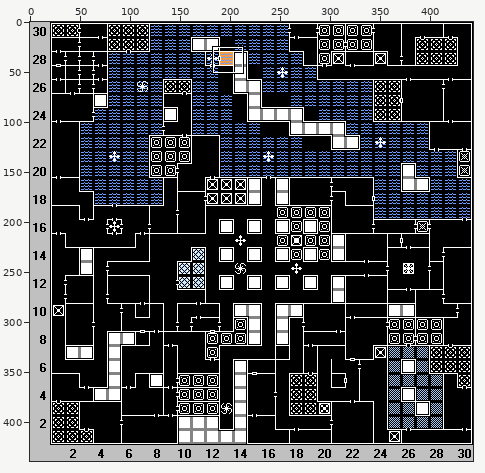
Sprite sheet -- SuperSeer/Level_15.png. Above, an overview of the earlier version with the close-up marked.
Close-up. The starting point:
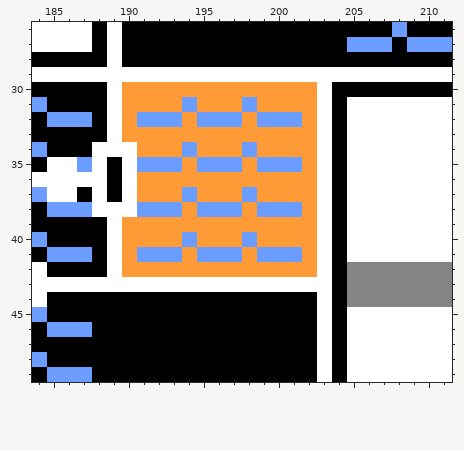
The file is 443x439 pixels. Shown: x 184..211, y 26..49.
Now the later version:
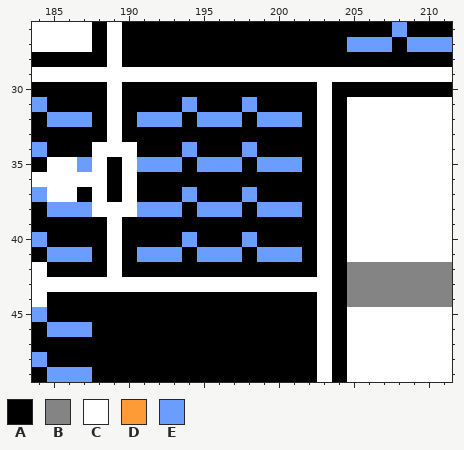
Palette (. is transparent): A #000000  B #848484  C #ffffff  D #ff9b37  E #6b9cff
Change:
{"y":30,"x":190,"old":"DDDDDDDDDDDDD","new":"AAAAAAAAAAAAA"}
{"y":31,"x":190,"old":"DDDD","new":"AAAA"}
{"y":31,"x":195,"old":"DDD","new":"AAA"}
{"y":31,"x":199,"old":"DDDD","new":"AAAA"}
{"y":32,"x":190,"old":"D","new":"A"}
{"y":32,"x":194,"old":"D","new":"A"}
{"y":32,"x":198,"old":"D","new":"A"}
{"y":32,"x":202,"old":"D","new":"A"}
{"y":33,"x":190,"old":"DDDDDDDDDDDDD","new":"AAAAAAAAAAAAA"}
{"y":34,"x":191,"old":"DDD","new":"AAA"}
{"y":34,"x":195,"old":"DDD","new":"AAA"}
{"y":34,"x":199,"old":"DDDD","new":"AAAA"}
{"y":35,"x":194,"old":"D","new":"A"}
{"y":35,"x":198,"old":"D","new":"A"}
{"y":35,"x":202,"old":"D","new":"A"}
{"y":36,"x":191,"old":"DDDDDDDDDDDD","new":"AAAAAAAAAAAA"}
{"y":37,"x":191,"old":"DDD","new":"AAA"}
{"y":37,"x":195,"old":"DDD","new":"AAA"}
{"y":37,"x":199,"old":"DDDD","new":"AAAA"}
{"y":38,"x":194,"old":"D","new":"A"}
{"y":38,"x":198,"old":"D","new":"A"}
{"y":38,"x":202,"old":"D","new":"A"}
{"y":39,"x":190,"old":"DDDDDDDDDDDDD","new":"AAAAAAAAAAAAA"}
{"y":40,"x":190,"old":"DDDD","new":"AAAA"}
{"y":40,"x":195,"old":"DDD","new":"AAA"}
{"y":40,"x":199,"old":"DDDD","new":"AAAA"}
{"y":41,"x":190,"old":"D","new":"A"}
{"y":41,"x":194,"old":"D","new":"A"}
{"y":41,"x":198,"old":"D","new":"A"}
{"y":41,"x":202,"old":"D","new":"A"}
{"y":42,"x":190,"old":"DDDDDDDDDDDDD","new":"AAAAAAAAAAAAA"}
